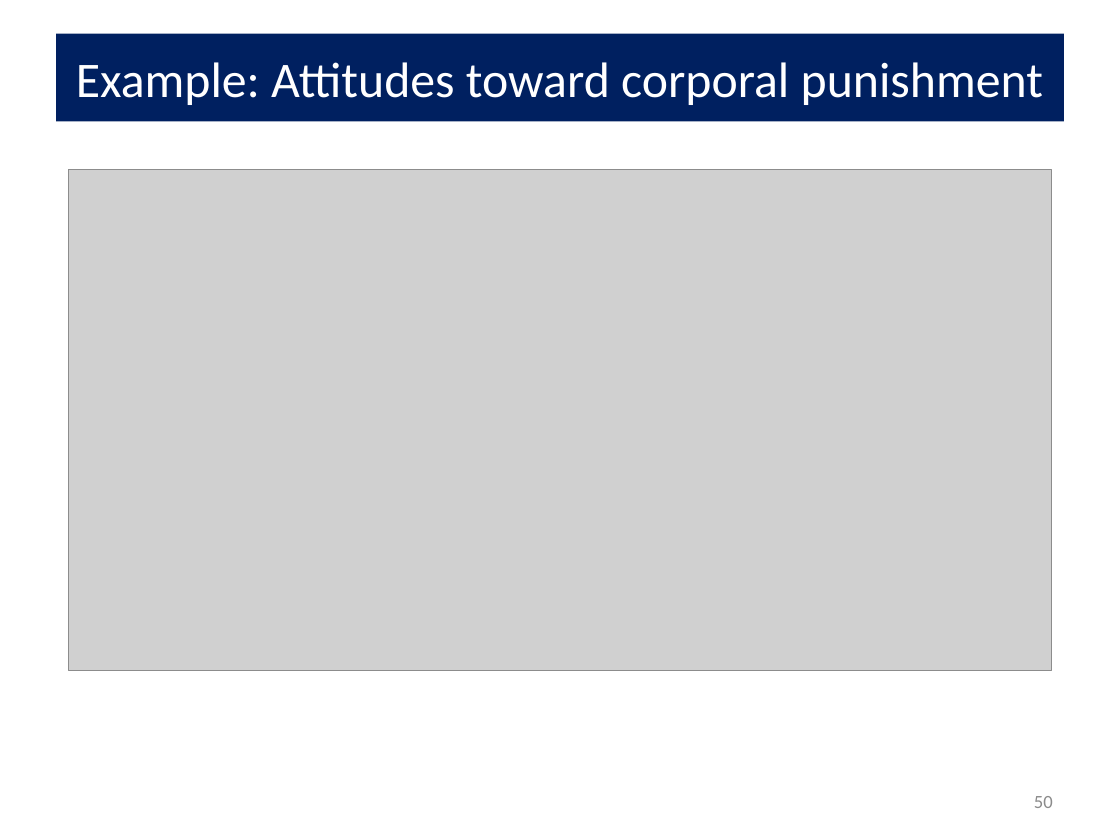
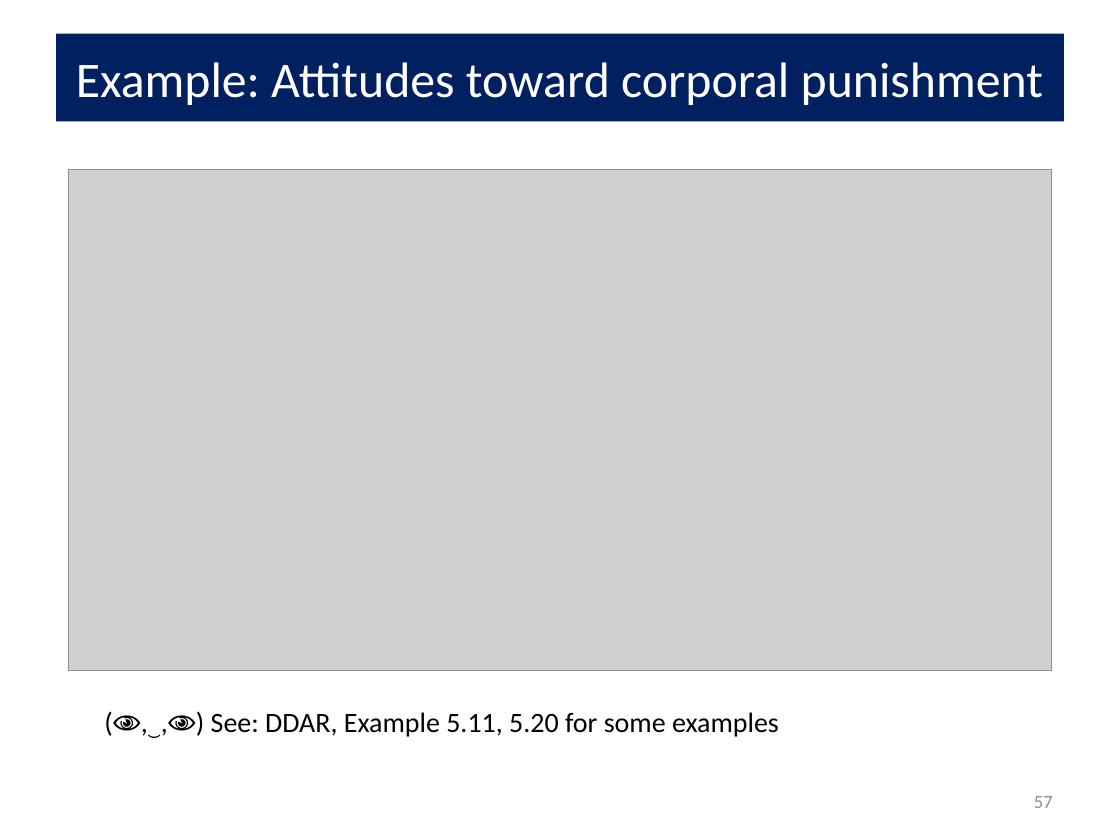
Before and after one commit to friendly/psy6136, a slide deck: slide 57 of lectures/10-Log-Odds.pptx (slide 50 before the commit). Drawn at 1120x840 pixels with LibreOffice and Linux fonts; fonts in the diff are those of the drawing; grey boxes stand for pictures. Boxes give left, top, right and bottom in pixels: in the first picture for what was removed or moved away, otherwise in the second. Text is boxed around its words. In the diff, an @@ line names an element or a change of style, - is before the commit and + after.

```diff
--- a/lectures/10-Log-Odds.pptx
+++ b/lectures/10-Log-Odds.pptx
@@ text added at bbox=[211, 712, 779, 737], 18 pt, text #000000 @@
+(👁,‿,👁) See: DDAR, Example 5.11, 5.20 for some examples
@@ page number at bbox=[1034, 796, 1053, 808]: text changed @@
-50
+57
```
Also in this commit, not shown: 17 other slides changed, 7 slides added, 7 other files.
